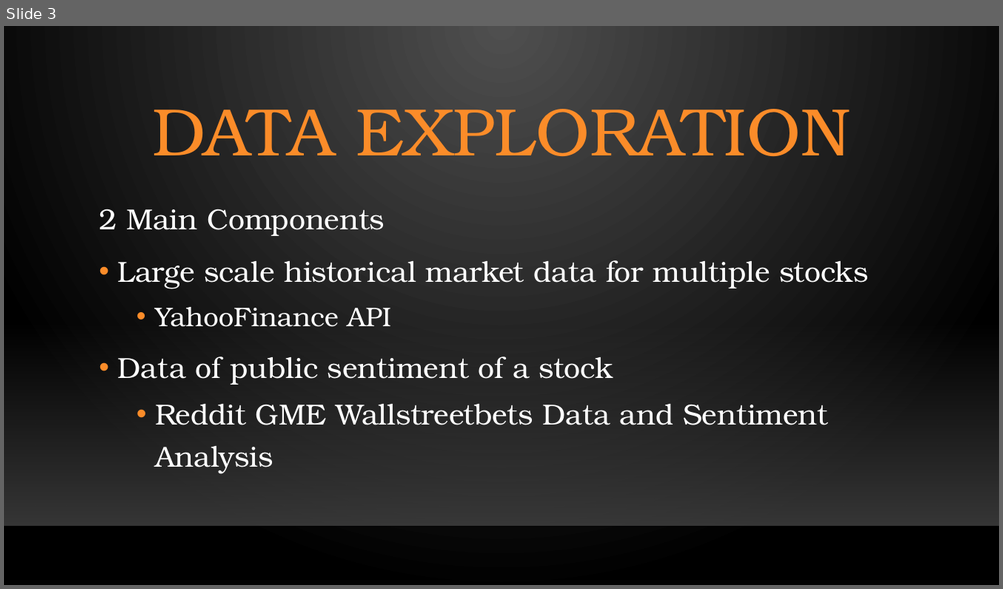
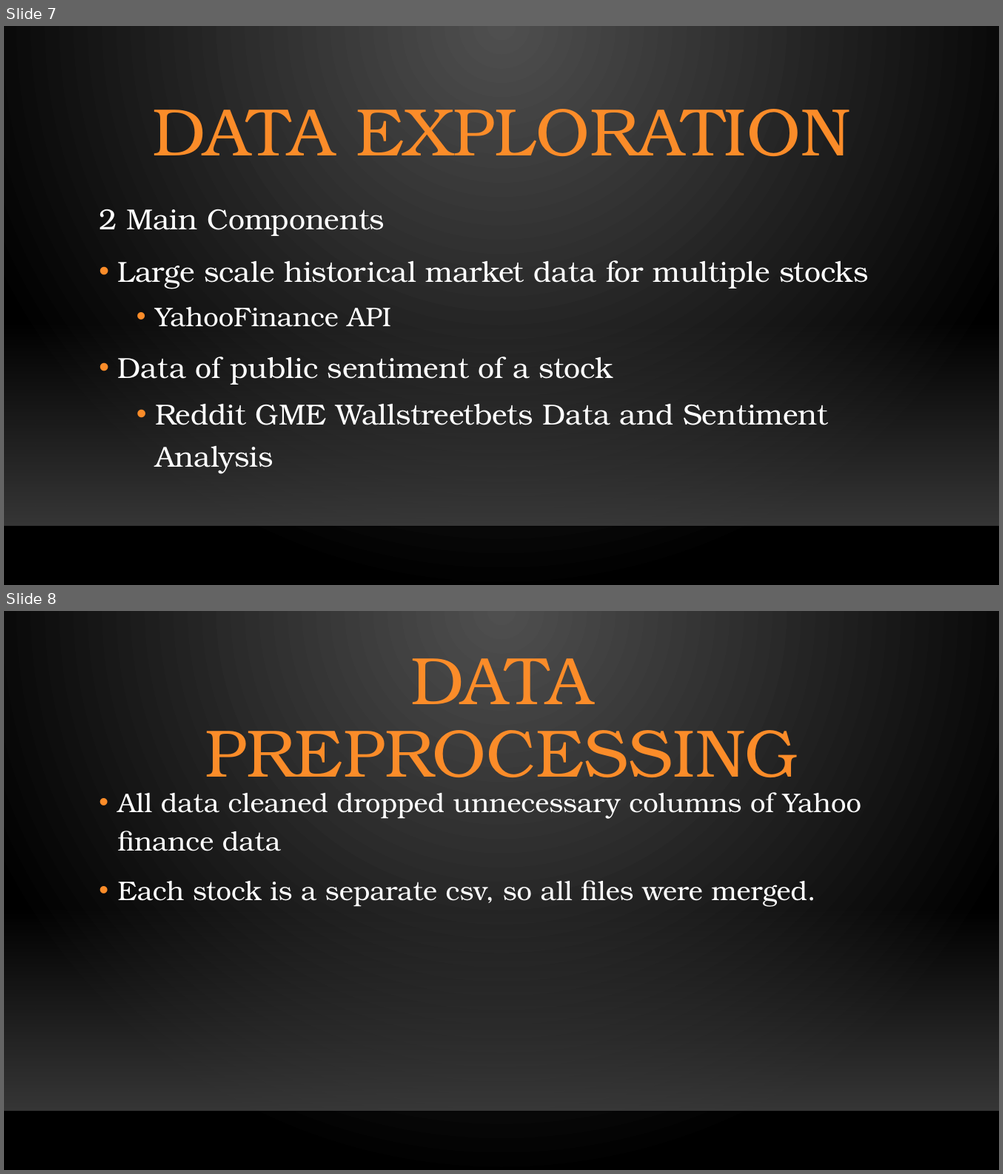
Before and after one commit to LukeMotley/Capstone_Project, a slide deck: Capstone_Presentation.pptx. Shown one above the other, each under a label of ours: slide 3 before the commit, slides 7 and 8 after it. The pictures are 1003x589 and 1003x1174 pixels, drawn with LibreOffice and Linux fonts; fonts in the diff are those of the drawing; background and template pictures are left out. Boxes give left, top, right and bottom in pixels: in the first picture for what was removed or moved away, otherwise in the second. Text is boxed around its words. In the diff, an @@ line names an element or a change of style, - is before the commit and + after.

```diff
--- a/Capstone_Presentation.pptx
+++ b/Capstone_Presentation.pptx
@@ slide 8 added at [4, 611, 999, 1170], background gradient #505050 to #000000; not listed: 2 template elements that a slide beside it also shows @@
@@ title added at [205, 658, 798, 777], 64.8 pt, text #FB8C29 @@
+DATA PREPROCESSING
@@ text added at [118, 792, 861, 907], 26 pt, text #FFFFFF @@
+• All data cleaned dropped unnecessary columns of Yahoo finance data
+• Each stock is a separate csv, so all files were merged.
@@ what was slide 3 is now slide 7 @@
```
Also in this commit, not shown: 8 other slides added, 1 slide removed.
